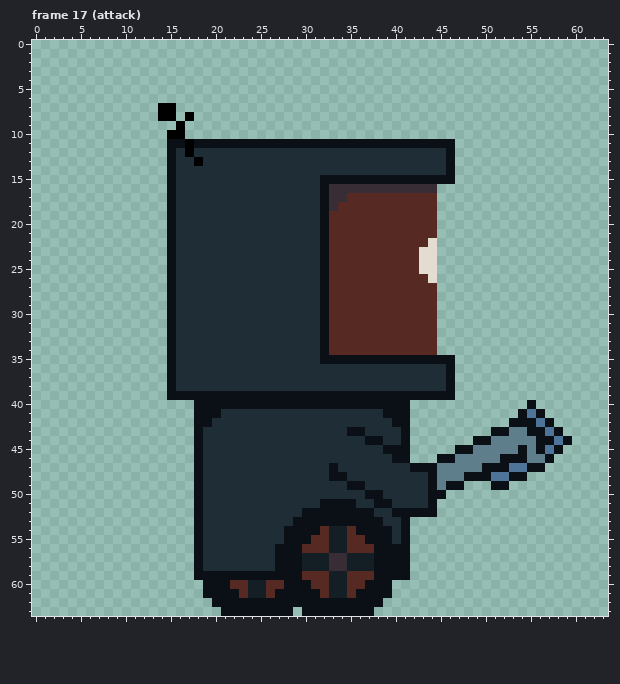
One commit to this pixel-art file: assets/player_v3.aseprite. Above: the version before the commit.
64x64 pixels, 55 frames. Shown: frame 17 (attack). The commit also changed other frames, which this record leaves out.
After:
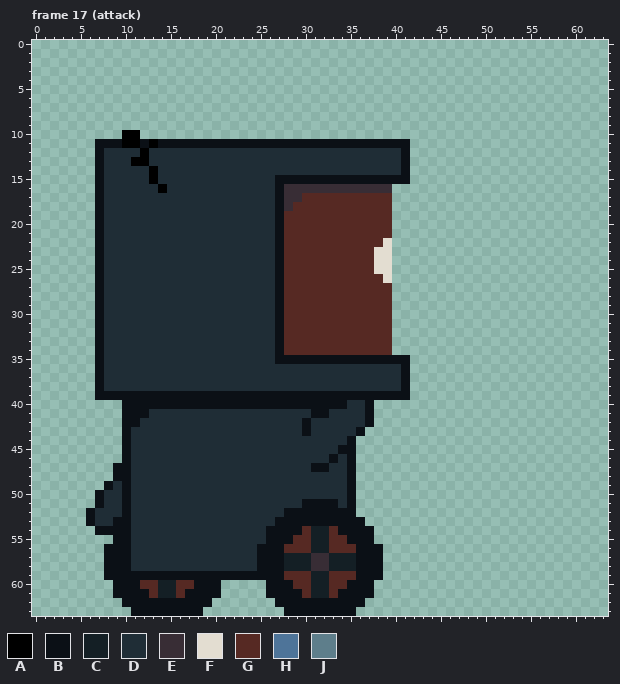
Palette (. is transparent): A #000000  B #0b1016  C #141f25  D #1f2d36  E #382d35  F #e3ddd1  G #562923  H #4e7499  J #5e7e8b
The edit:
Changed rows in their new state; - is an unchanged pixel.
Frame 17 (attack):
first column x 6:
 7 --------..--------------------------------------------
 8 --------..-.------------------------------------------
 9 ----------.-------------------------------------------
10 ----AA---..-------------------------------------------
11 -BBBAABAB--B------------------------.....-------------
12 -BDDDDADDD-D-----------------------B.....-------------
13 -BDDDAADDD--D----------------------B.....-------------
14 -BDDDDDADD-------------------------B.....-------------
15 -BDDDDDADD-----------BBBBB----------.....-------------
16 -BDDDDDDAD-----------BEEEEE-------.....---------------
17 -BDDDDDDDD-----------BEEGGGGG-----.....---------------
18 -BDDDDDDDD-----------BEGGGGG------.....---------------
19 -BDDDDDDDD-----------BGGGGG-------.....---------------
20 -BDDDDDDDD-----------BGGGGG-------.....---------------
21 -BDDDDDDDD-----------BGGGGG-------.....---------------
22 -BDDDDDDDD-----------BGGGGG------F.....---------------
23 -BDDDDDDDD-----------BGGGGG-----FF.....---------------
24 -BDDDDDDDD-----------BGGGGG-----FF.....---------------
25 -BDDDDDDDD-----------BGGGGG-----FF.....---------------
26 -BDDDDDDDD-----------BGGGGG------F.....---------------
27 -BDDDDDDDD-----------BGGGGG-------.....---------------
28 -BDDDDDDDD-----------BGGGGG-------.....---------------
29 -BDDDDDDDD-----------BGGGGG-------.....---------------
30 -BDDDDDDDD-----------BGGGGG-------.....---------------
31 -BDDDDDDDD-----------BGGGGG-------.....---------------
32 -BDDDDDDDD-----------BGGGGG-------.....---------------
33 -BDDDDDDDD-----------BGGGGG-------.....---------------
34 -BDDDDDDDD-----------BGGGGG-------.....---------------
35 -BDDDDDDDD-----------BBBBB----------.....-------------
36 -BDDDDDDDD-------------------------B.....-------------
37 -BDDDDDDDD-------------------------B.....-------------
38 -BDDDDDDDD-------------------------B.....-------------
39 -BBBBBBBB---------------------------.....-------------
40 ----BBBBBBBB-----------------DD-....-------------.----
41 ----BBBDDDDDDDD----------BB----B....------------...---
42 ----BBDDDDDDDD----------B------B....-----------.....--
43 ----BDDDDDDDD-----------B----D-.....---------........-
44 ----BDDDDDDDD----------------B......-------...........
45 ----BDDDDDDDD---------------BB......-----............-
46 ----BDDDDDDDD--------------B-B......---.............--
47 ---BBDDDDDDDD------------BBD-B.....................---
48 ---BBDDDDDDDD--------------DDB...................-----
49 --BDBDDDDDDDD-----------------............---..-------
50 -BDDBDDDDDDDD----------------B..........--------------
51 -BDDBDDDDDDDD-----------BB--D-.........---------------
52 BDDDBDDDDDDDD---------BB------.........---------------
53 BDDBBDDDDDDDD--------BB--------.....------------------
54 -BBBBDDDDDDDD-------BB--GCCGBB--....------------------
55 ---BBDDDDDDDD-------BB-GGCCGGBB-....------------------
56 --BBBDDDDDDDD------BB-GG-CCGG-BB-...------------------
57 --BBBDDDDDDDD------BB-CC-EECC-BB-...------------------
58 --BBBDDDDDDDD------BB-CC-EECC-BB-...------------------
59 --BBBBBBBBBB----------GG-CCGG-BB-...------------------
60 ---BBBGGCCGGB--.....BB-GGCCGGBB-..--------------------
61 ---BBBBGCCGBB--.....B---GCCGBB--..--------------------
62 ----BBBBBBBBBB.......----------..---------------------
63 -----BBBBBBBB--.......-B------..----------------------
